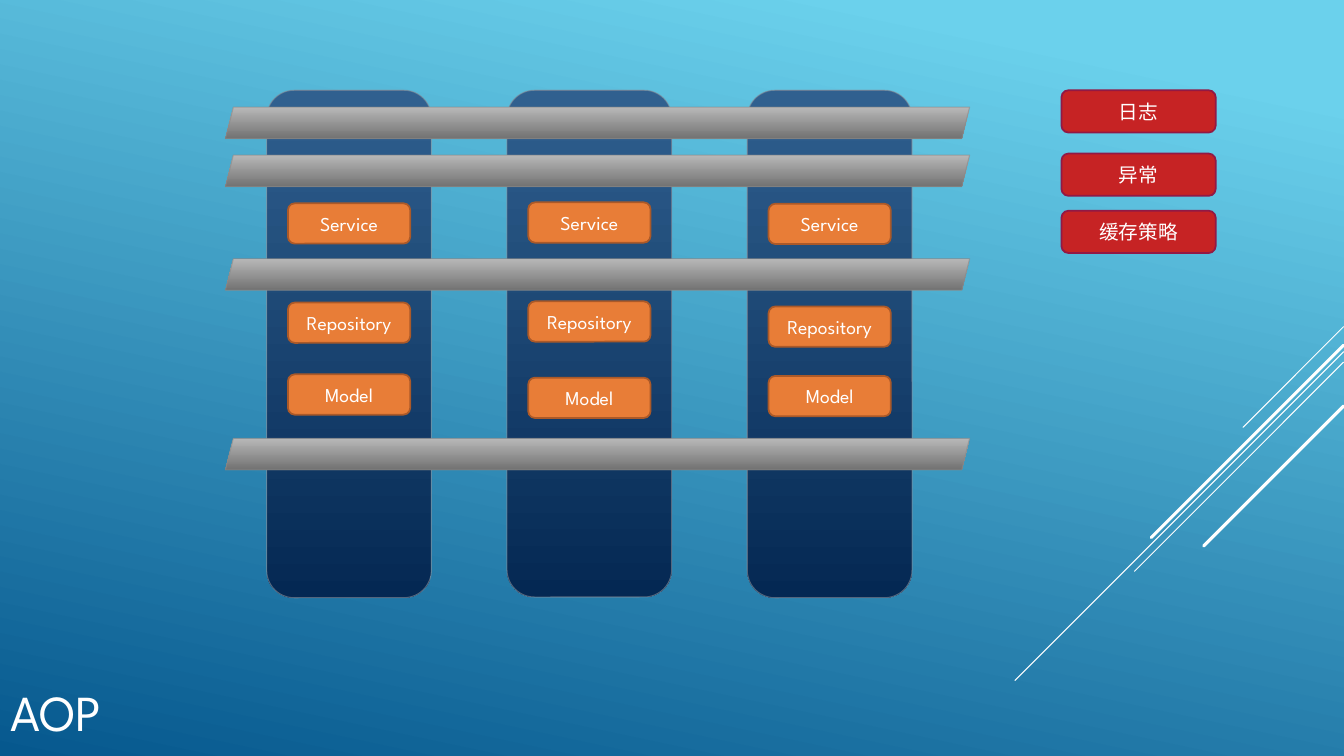
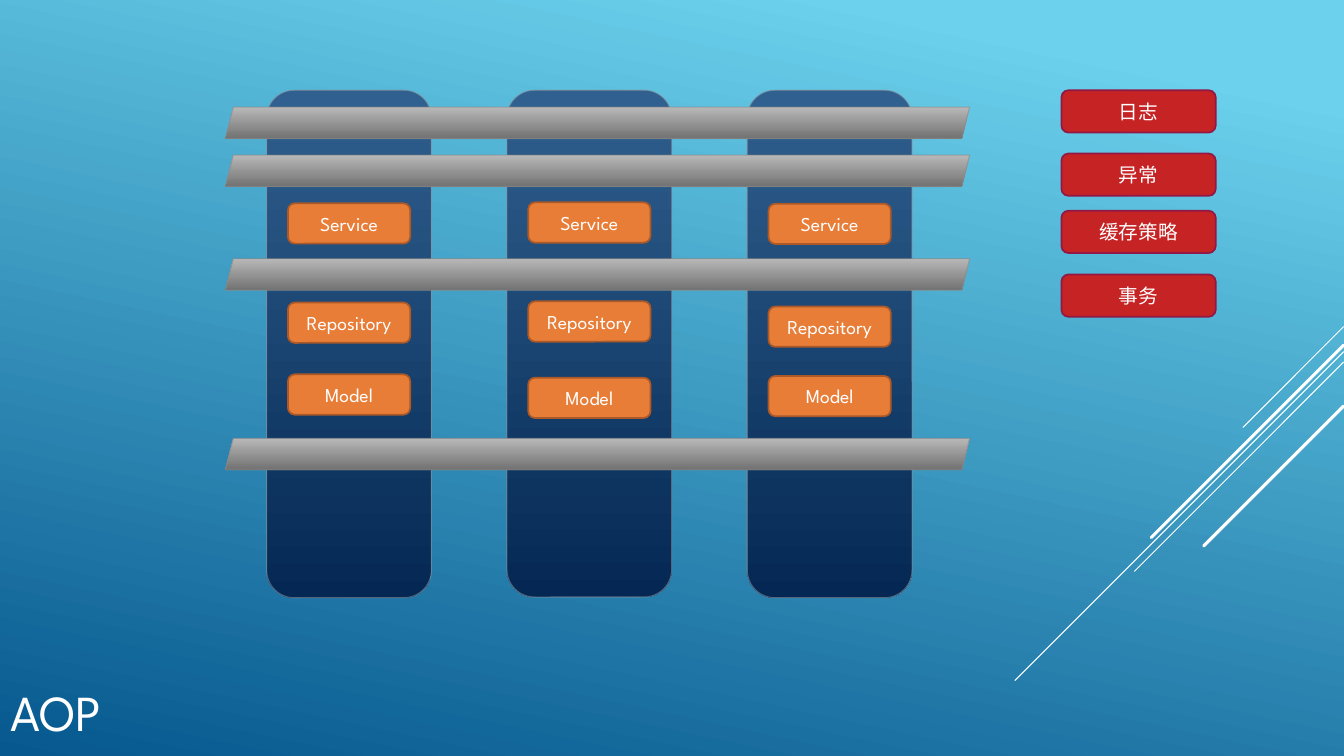
Before and after one commit to chanjettplus/Chanjet.TP, a slide deck: slide 5 of docs/T+服务端构架.pptx (slide 6 before the commit). Drawn at 1344x756 pixels with LibreOffice and Linux fonts; fonts in the diff are those of the drawing. Boxes give left, top, right and bottom in pixels: in the first picture for what was removed or moved away, otherwise in the second. Text is boxed around its words. In the diff, an @@ line names an element or a change of style, - is before the commit and + after.

```diff
--- a/docs/T+服务端构架.pptx
+++ b/docs/T+服务端构架.pptx
@@ rounded rectangle added at (1062,274,1216,317), fill #C62324, outline #921A46 1.25 pt, 14 pt, text #FFFFFF @@
+事务
```
Also in this commit, not shown: 4 other slides changed, 1 slide added, 1 slide removed, 43 other files.
